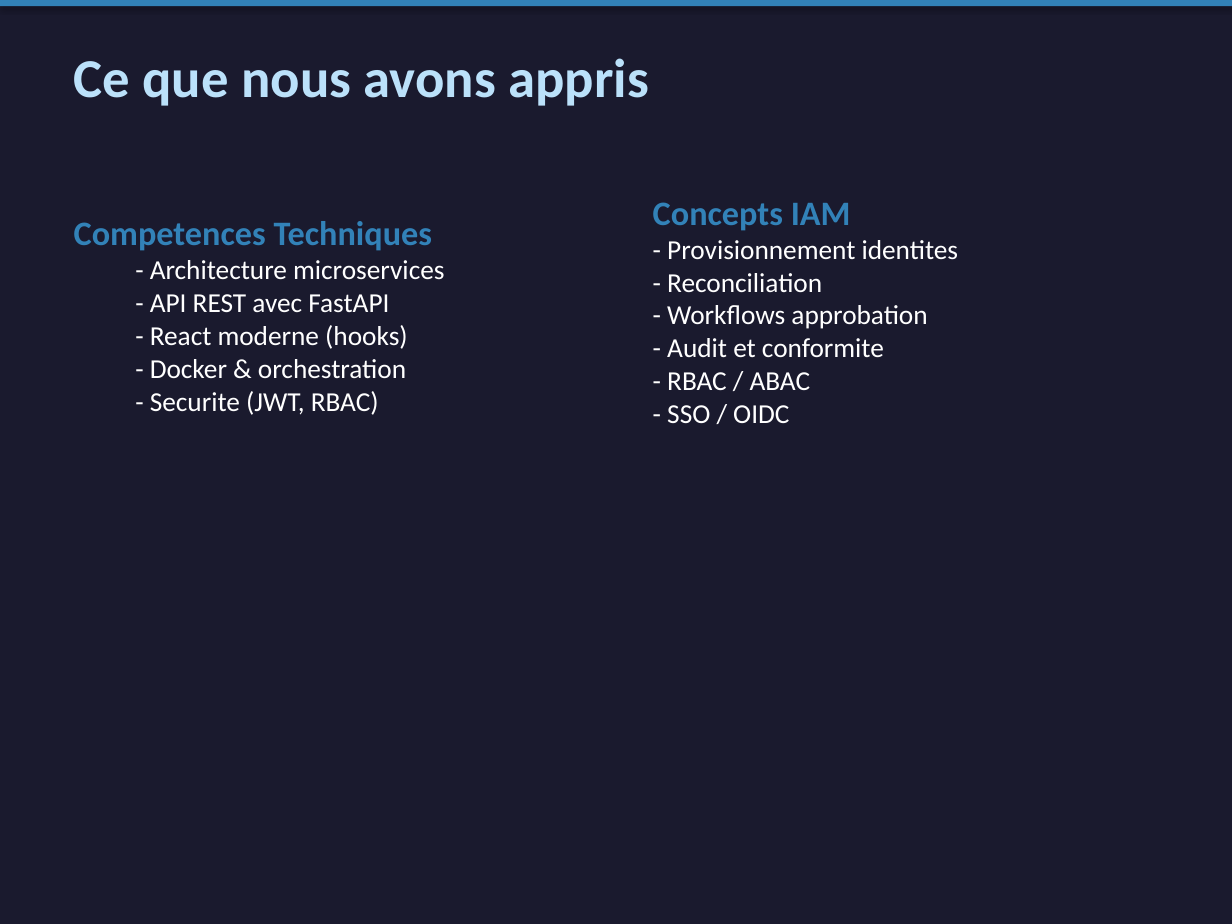
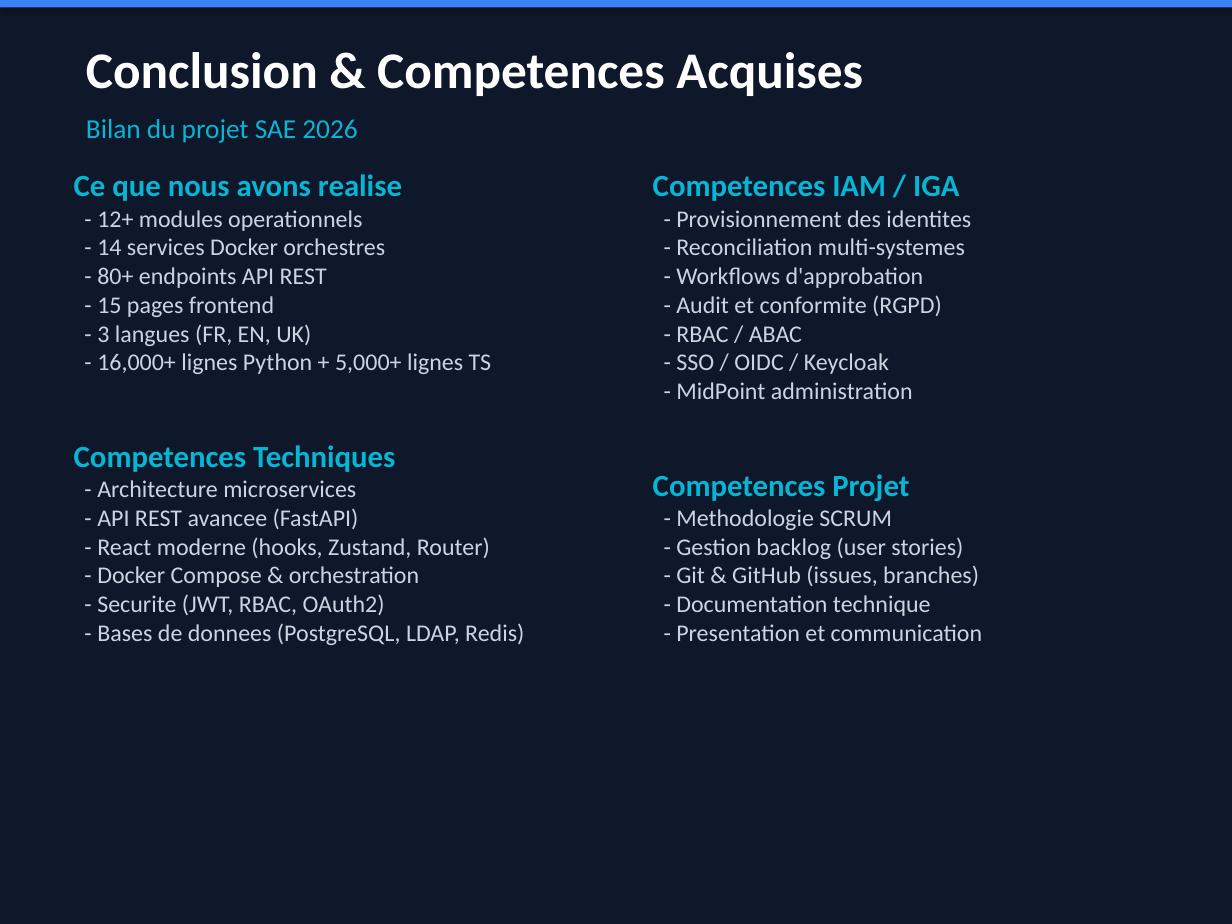
Before and after one commit to Nostradam4ik/IAM-Gateway, a slide deck: slide 23 of presentations/IAM_Gateway_UPEC.pptx (slide 20 before the commit). Drawn at 1232x924 pixels with LibreOffice and Linux fonts; fonts in the diff are those of the drawing. Boxes give left, top, right and bottom in pixels: in the first picture for what was removed or moved away, otherwise in the second. Text is boxed around its words. In the diff, an @@ line names an element or a change of style, - is before the commit and + after.

Commit message:
Update presentations, add start script and CSV import guide
- Refactor marketing poster: correct architecture diagram (MidPoint as IGA core)
- Update HTML/PPTX presentation: add LISSI logo, backlog sections,
  features in prod, progress %, dev environment, conclusion with skills
- Add start.sh: full Docker startup script with health checks
- Add docs/GUIDE_IMPORT_CSV_MIDPOINT.md: step-by-step REST API guide
  for CSV import into MidPoint (bypassing unstable UI)
- Add Lissi-cmjn.png logo asset

```diff
--- a/presentations/IAM_Gateway_UPEC.pptx
+++ b/presentations/IAM_Gateway_UPEC.pptx
@@ rectangle at (x1=0, y1=0, x2=1232, y2=924): fill #1A1A2E to #0F172A @@
@@ rectangle at (x1=0, y1=0, x2=1232, y2=7): fill #3282B8 to #3B82F6 @@
@@ text removed at (x1=74, y1=58, x2=648, y2=106) @@
-Ce que nous avons appris
@@ text added at (x1=86, y1=52, x2=863, y2=96), 30 pt, text #FFFFFF, bold @@
+Conclusion & Competences Acquises
@@ text added at (x1=86, y1=119, x2=357, y2=143), 16 pt, text #06B6D4 @@
+Bilan du projet SAE 2026
@@ text "Ce que nous avons realise" moved from (x1=74, y1=221, x2=444, y2=415) to (x1=74, y1=174, x2=524, y2=645) @@
@@ text at (x1=74, y1=174, x2=492, y2=374): paragraphs added @@
+Ce que nous avons realise
+- 12+ modules operationnels
+- 14 services Docker orchestres
+- 80+ endpoints API REST
+- 15 pages frontend
+- 3 langues (FR, EN, UK)
+- 16,000+ lignes Python + 5,000+ lignes TS
@@ text "Competences IAM / IGA" moved from (x1=653, y1=202, x2=959, y2=423) to (x1=653, y1=176, x2=982, y2=641) @@
@@ text at (x1=653, y1=176, x2=971, y2=316): text changed; size 16 to 14 pt; text colour #FFFFFF to #CBD5E1 @@
-Concepts IAM
-- Provisionnement identites
-- Reconciliation
-- Workflows approbation
-- Audit et conformite
+Competences IAM / IGA
+- Provisionnement des identites
+- Reconciliation multi-systemes
+- Workflows d'approbation
+- Audit et conformite (RGPD)
@@ text at (x1=676, y1=326, x2=802, y2=342): size 16 to 14 pt, text colour #FFFFFF to #CBD5E1 in "- RBAC / ABAC" @@
@@ text at (x1=653, y1=353, x2=982, y2=641): text changed; size 16 to 14 pt; text colour #FFFFFF to #CBD5E1 @@
-- SSO / OIDC
+- SSO / OIDC / Keycloak
+- MidPoint administration
+Competences Projet
+- Methodologie SCRUM
+- Gestion backlog (user stories)
+- Git & GitHub (issues, branches)
+- Documentation technique
+- Presentation et communication
@@ text at (x1=74, y1=445, x2=395, y2=497): size 20 to 18 pt, text colour #3282B8 to #06B6D4 in "Competences Techniques"; size 16 to 14 pt, text colour #FFFFFF to #CBD5E1 in "- Architecture microservices"; less space between paragraphs; list level 2 to 1 in "- Architecture microservices" @@
@@ text at (x1=97, y1=508, x2=524, y2=645): text changed; size 16 to 14 pt; text colour #FFFFFF to #CBD5E1 @@
-  - API REST avec FastAPI
-  - React moderne (hooks)
-  - Docker & orchestration
-  - Securite (JWT, RBAC)
+- API REST avancee (FastAPI)
+- React moderne (hooks, Zustand, Router)
+- Docker Compose & orchestration
+- Securite (JWT, RBAC, OAuth2)
+- Bases de donnees (PostgreSQL, LDAP, Redis)
```
Also in this commit, not shown: 12 other slides changed, 11 slides added, 11 slides removed, 6 other files.
